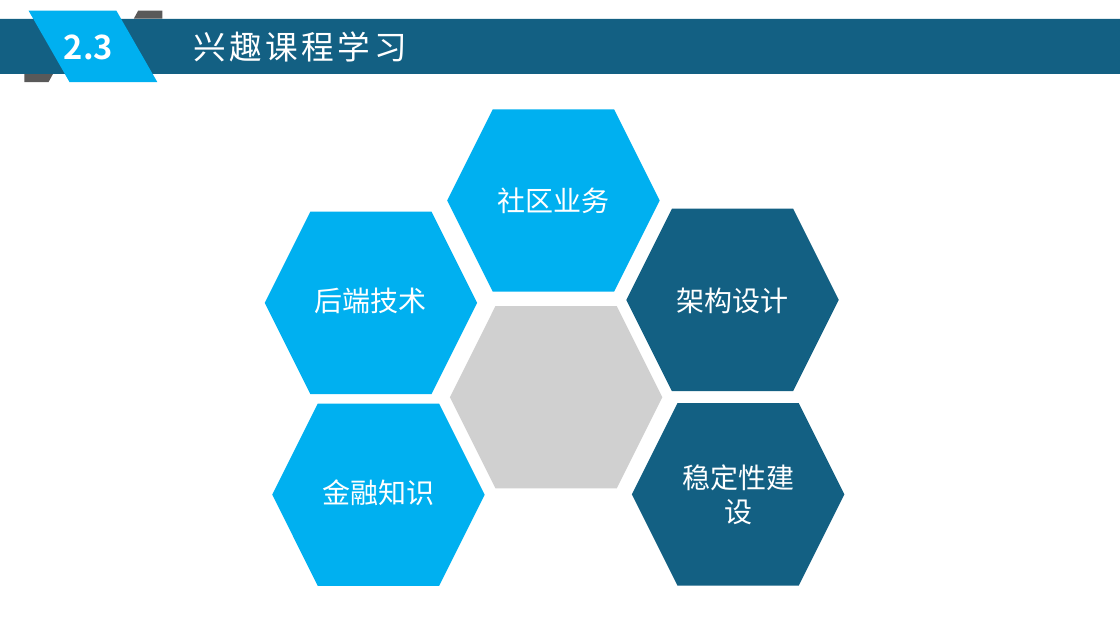
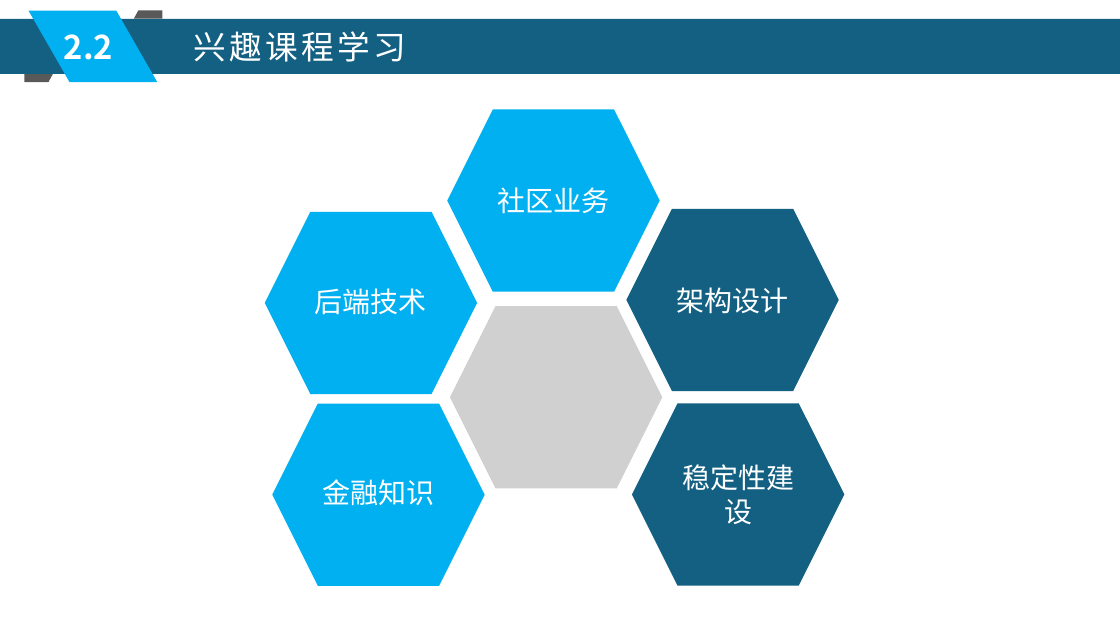
Before and after one commit to xljnc/husky-starter, a slide deck: slide 9 of doc/zzdb.pptx (slide 10 before the commit). Drawn at 1120x630 pixels with LibreOffice and Linux fonts; fonts in the diff are those of the drawing; grey boxes stand for pictures. Boxes give left, top, right and bottom in pixels: in the first picture for what was removed or moved away, otherwise in the second. Text is boxed around its words. In the diff, an @@ line names an element or a change of style, - is before the commit and + after.

```diff
--- a/doc/zzdb.pptx
+++ b/doc/zzdb.pptx
@@ text at (x1=64, y1=34, x2=113, y2=60): text changed @@
-2.3
+2.2
```
Also in this commit, not shown: 4 other slides changed, 3 slides added, 3 slides removed.
